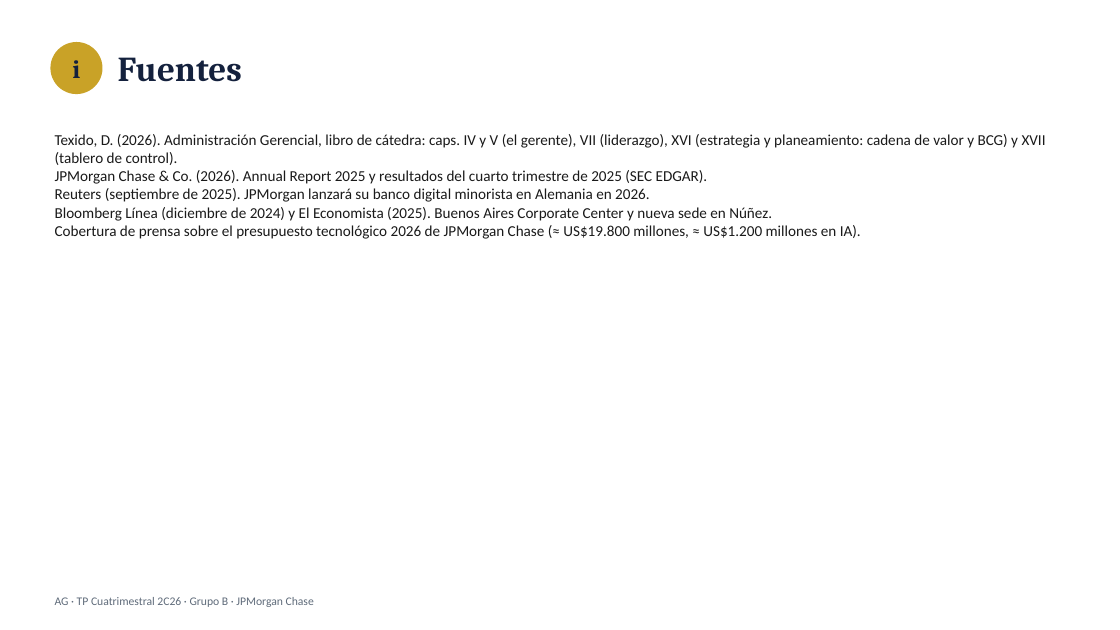
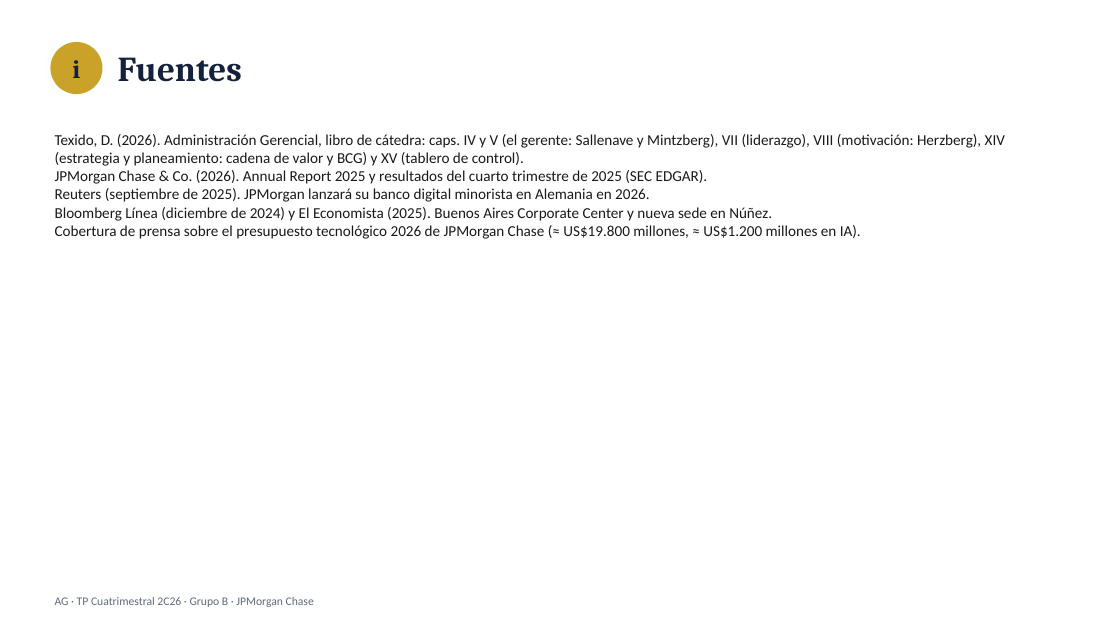
Before and after one commit to lschirripa/utn-boost, a slide deck: slide 10 of materias/administracion-gerencial/tp-cuatrimestral/exports/00_TP Cuatrimestral_GB.pptx. Drawn at 1120x630 pixels with LibreOffice and Linux fonts; fonts in the diff are those of the drawing. Boxes give left, top, right and bottom in pixels: in the first picture for what was removed or moved away, otherwise in the second. Text is boxed around its words. In the diff, an @@ line names an element or a change of style, - is before the commit and + after.

```diff
--- a/materias/administracion-gerencial/tp-cuatrimestral/exports/00_TP Cuatrimestral_GB.pptx
+++ b/materias/administracion-gerencial/tp-cuatrimestral/exports/00_TP Cuatrimestral_GB.pptx
@@ text at <box>55,134,1005,166</box>: text changed @@
-Texido, D. (2026). Administración Gerencial, libro de cátedra: caps. IV y V (el gerente), VII (liderazgo), XVI (estrategia y planeamiento: cadena de valor y BCG) y XVII (tablero de control).
+Texido, D. (2026). Administración Gerencial, libro de cátedra: caps. IV y V (el gerente: Sallenave y Mintzberg), VII (liderazgo), VIII (motivación: Herzberg), XIV (estrategia y planeamiento: cadena de valor y BCG) y XV (tablero de control).
```
Also in this commit, not shown: 7 other slides changed, 4 other files.
